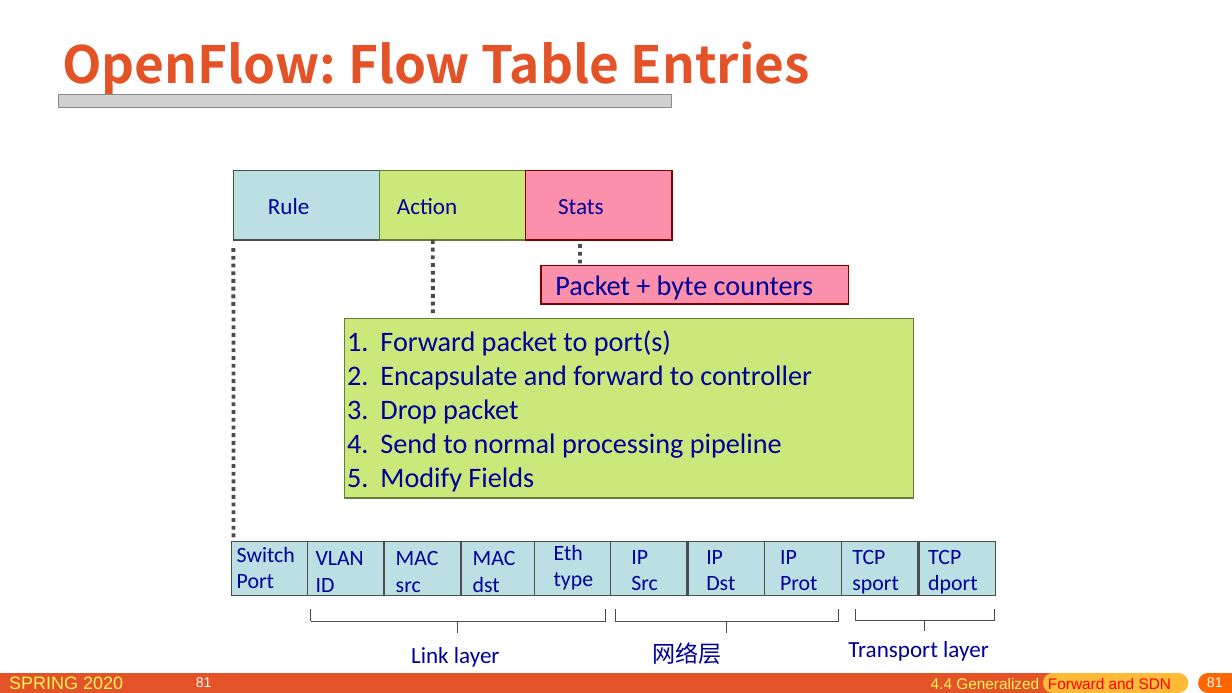
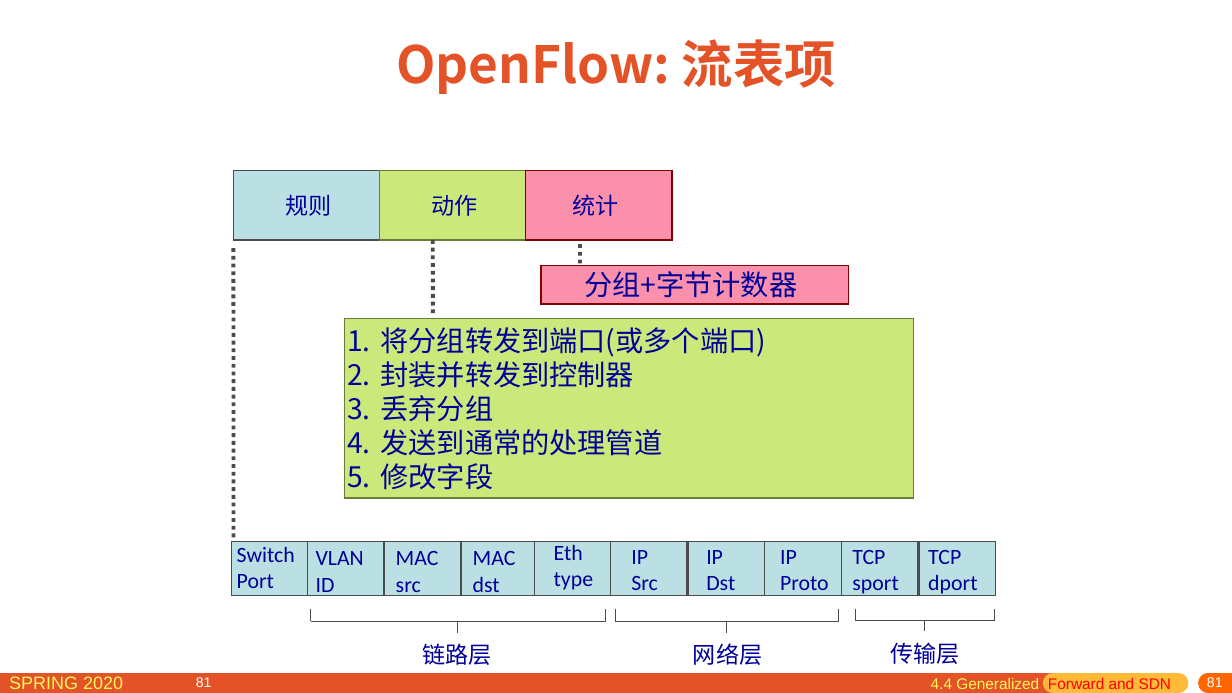
Before and after one commit to network-distributed/presentations, a slide deck: slide 81 of chapter4_cn.pptx. Drawn at 1232x693 pixels with LibreOffice and Linux fonts; fonts in the diff are those of the drawing; grey boxes stand for pictures. Boxes give left, top, right and bottom in pixels: in the first picture for what was removed or moved away, otherwise in the second. Text is boxed around its words. In the diff, an @@ line names an element or a change of style, - is before the commit and + after.

```diff
--- a/chapter4_cn.pptx
+++ b/chapter4_cn.pptx
@@ title at box(396, 39, 836, 94): text changed @@
-OpenFlow: Flow Table Entries
+OpenFlow: 流表项
@@ picture removed at box(58, 94, 672, 107) @@
@@ text at box(286, 194, 332, 216): text changed; font Calibri to Noto Sans CJK SC @@
-Rule
+规则
@@ text at box(431, 195, 477, 216): text changed; font Calibri to Noto Sans CJK SC @@
-Action
+动作
@@ text at box(572, 194, 618, 216): text changed; font Calibri to Noto Sans CJK SC @@
-Stats
+统计
@@ text at box(584, 271, 797, 298): text changed; font Calibri to Noto Sans CJK SC @@
-Packet + byte counters
+分组+字节计数器
@@ text in rectangle at box(380, 327, 765, 490): text changed; font Calibri to Noto Sans CJK SC @@
-1. Forward packet to port(s)
-2. Encapsulate and forward to controller
-3. Drop packet
-4. Send to normal processing pipeline
-5. Modify Fields
+1. 将分组转发到端口(或多个端口)
+2. 封装并转发到控制器
+3. 丢弃分组
+4. 发送到通常的处理管道
+5. 修改字段
@@ text at box(780, 576, 829, 597): text changed @@
-Prot
+Proto
@@ text at box(423, 643, 492, 665): text changed; font Calibri to Noto Sans CJK SC @@
-Link layer
+链路层
@@ text "网络层": place and size @@
-text "网络层" at box(653, 642, 722, 664)
+text "网络层" at box(693, 643, 762, 665)
@@ text "网络层" at box(693, 643, 762, 665): font Calibri to Noto Sans CJK SC @@
@@ text at box(890, 642, 959, 664): text changed; font Calibri to Noto Sans CJK SC @@
-Transport layer
+传输层
```
Also in this commit, not shown: 26 other slides changed, 6 slides added, 6 slides removed, 1 other file.
